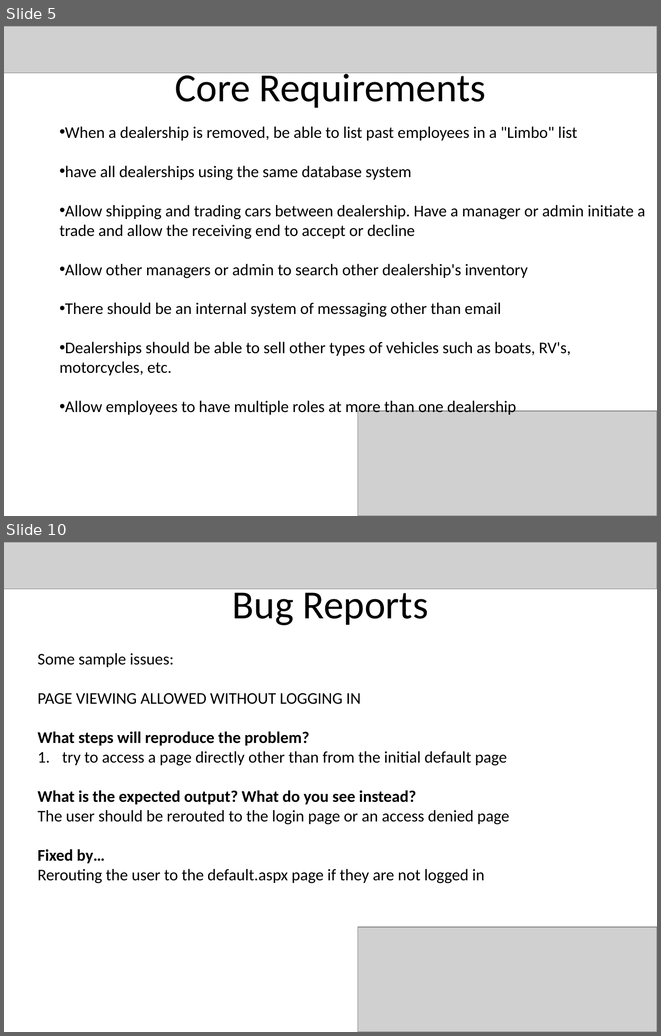
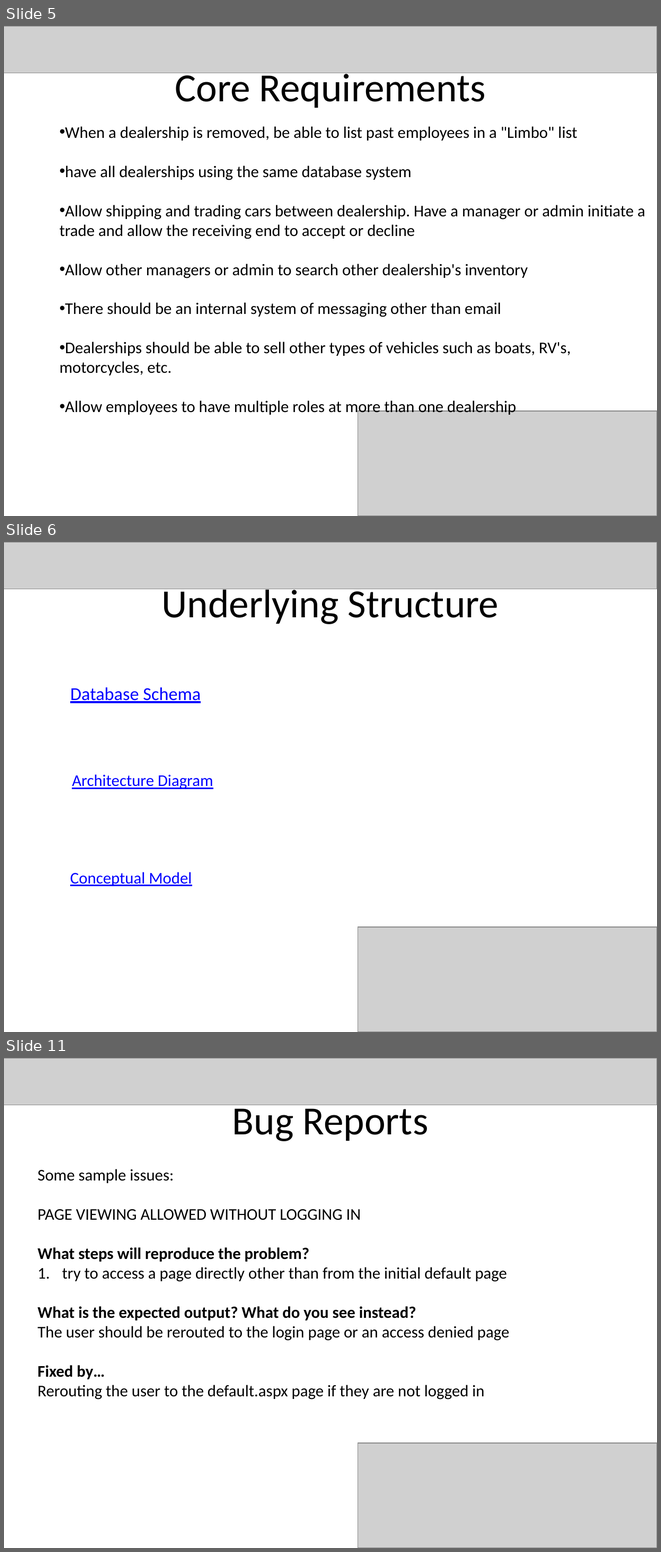
Before and after one commit to bjarratt/csce431-team1, a slide deck: FinalPres.pptx. Shown one above the other, each under a label of ours: slides 5 and 10 before the commit, slides 5, 6 and 11 after it; the slides between them are not shown. The pictures are 661x1036 and 661x1552 pixels, drawn with LibreOffice and Linux fonts; fonts in the diff are those of the drawing; grey boxes stand for pictures. Boxes give left, top, right and bottom in pixels: in the first picture for what was removed or moved away, otherwise in the second. Text is boxed around its words. In the diff, an @@ line names an element or a change of style, - is before the commit and + after.

```diff
--- a/FinalPres.pptx
+++ b/FinalPres.pptx
@@ slide 6 added at box(4, 542, 657, 1032), background #FFFFFF @@
@@ picture added at box(4, 542, 657, 589) @@
@@ text added at box(161, 584, 499, 624), 44 pt, text #000000 @@
+Underlying Structure
@@ text added at box(70, 687, 201, 703), 20 pt, text #0000FF, underline @@
+Database Schema
@@ text added at box(72, 774, 213, 789), 18 pt, text #0000FF, underline @@
+Architecture Diagram
@@ text added at box(70, 872, 192, 886), 18 pt, text #0000FF, underline @@
+Conceptual Model
@@ picture added at box(358, 927, 657, 1032) @@
@@ what was slide 10 is now slide 11 @@
```
Also in this commit, not shown: 5 slides changed, 1 other slide added, 1 slide removed, 1 other file.
